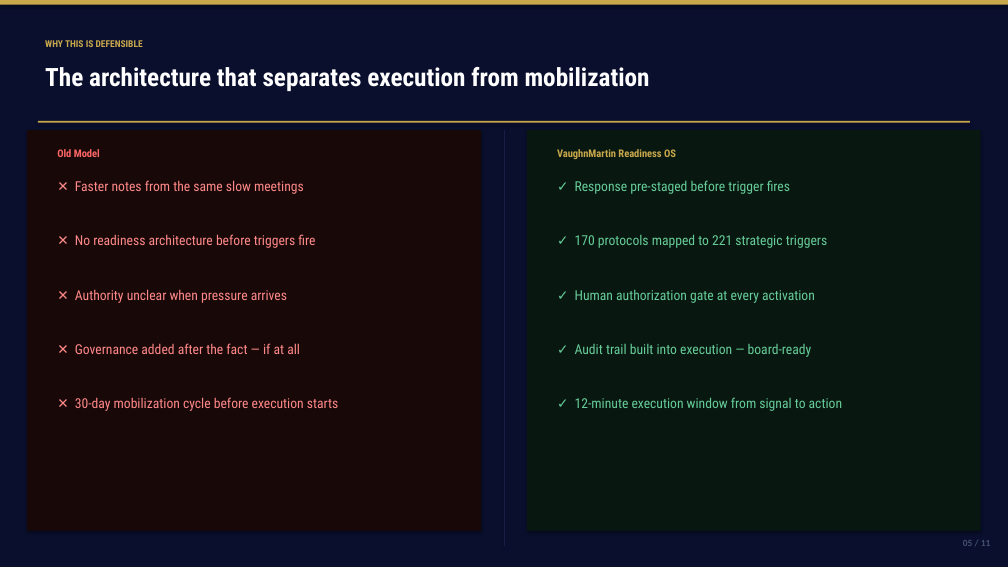
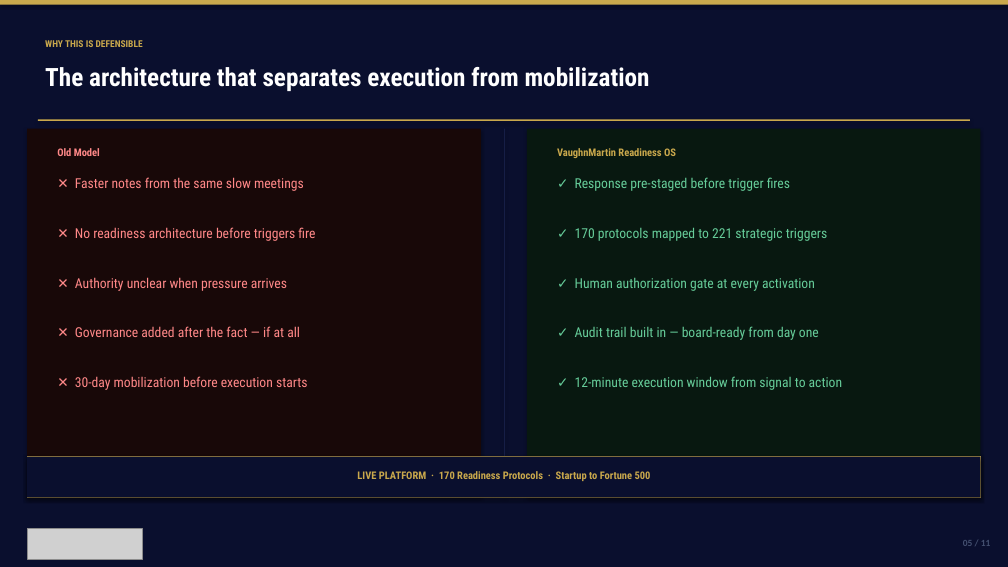
Before and after one commit to mbrunke18/CodePlatform1, a slide deck: slide 5 of attached_assets/VaughnMartin-Investor-Pitch-Deck-v10.pptx. Drawn at 1008x567 pixels with LibreOffice and Linux fonts; fonts in the diff are those of the drawing; grey boxes stand for pictures. Boxes give left, top, right and bottom in pixels: in the first picture for what was removed or moved away, otherwise in the second. Text is boxed around its words. In the diff, an @@ line names an element or a change of style, - is before the commit and + after.

```diff
--- a/attached_assets/VaughnMartin-Investor-Pitch-Deck-v10.pptx
+++ b/attached_assets/VaughnMartin-Investor-Pitch-Deck-v10.pptx
@@ rectangle: place and size @@
-rectangle at bbox=[27, 130, 481, 531]
+rectangle at bbox=[27, 129, 481, 498]
@@ text "Old Model" at bbox=[57, 148, 100, 156]: text colour #FF6666 to #FF8888 @@
@@ rectangle: place and size @@
-rectangle at bbox=[504, 130, 505, 546]
+rectangle at bbox=[504, 129, 505, 498]
@@ rectangle: place and size @@
-rectangle at bbox=[527, 130, 981, 531]
+rectangle at bbox=[527, 129, 981, 498]
@@ text "✕ No readiness architecture before ...": place and size @@
-text "✕ No readiness architecture before ..." at bbox=[75, 234, 315, 248]
+text "✕ No readiness architecture before ..." at bbox=[75, 227, 315, 241]
@@ text "✓ 170 protocols mapped to ...": place and size @@
-text "✓ 170 protocols mapped to ..." at bbox=[575, 234, 828, 248]
+text "✓ 170 protocols mapped to ..." at bbox=[575, 227, 828, 241]
@@ text "✕ Authority unclear when pressure ...": place and size @@
-text "✕ Authority unclear when pressure ..." at bbox=[75, 289, 287, 303]
+text "✕ Authority unclear when pressure ..." at bbox=[75, 277, 287, 291]
@@ text "✓ Human authorization gate at ...": place and size @@
-text "✓ Human authorization gate at ..." at bbox=[575, 290, 815, 303]
+text "✓ Human authorization gate at ..." at bbox=[575, 278, 815, 291]
@@ text "✕ Governance added after the ...": place and size @@
-text "✕ Governance added after the ..." at bbox=[75, 343, 300, 354]
+text "✕ Governance added after the ..." at bbox=[75, 326, 300, 337]
@@ text at bbox=[575, 326, 819, 340]: text changed @@
-✓ Audit trail built into execution — board-ready
+✓ Audit trail built in — board-ready from day one
@@ text at bbox=[75, 376, 308, 390]: text changed @@
-✕ 30-day mobilization cycle before execution starts
+✕ 30-day mobilization before execution starts
@@ text "✓ 12-minute execution window from ...": place and size @@
-text "✓ 12-minute execution window from ..." at bbox=[575, 397, 842, 411]
+text "✓ 12-minute execution window from ..." at bbox=[575, 376, 842, 390]
@@ picture added at bbox=[27, 457, 981, 498] @@
@@ rectangle added at bbox=[27, 457, 981, 498], outline #C9A84C 1.2 pt @@
@@ rectangle added at bbox=[27, 457, 981, 498], fill #0A0F2E @@
@@ text added at bbox=[357, 471, 651, 481], 10 pt, text #C9A84C, bold @@
+LIVE PLATFORM · 170 Readiness Protocols · Startup to Fortune 500
@@ picture added at bbox=[27, 529, 142, 560] @@
```
Also in this commit, not shown: 10 other slides changed, 11 other files.
